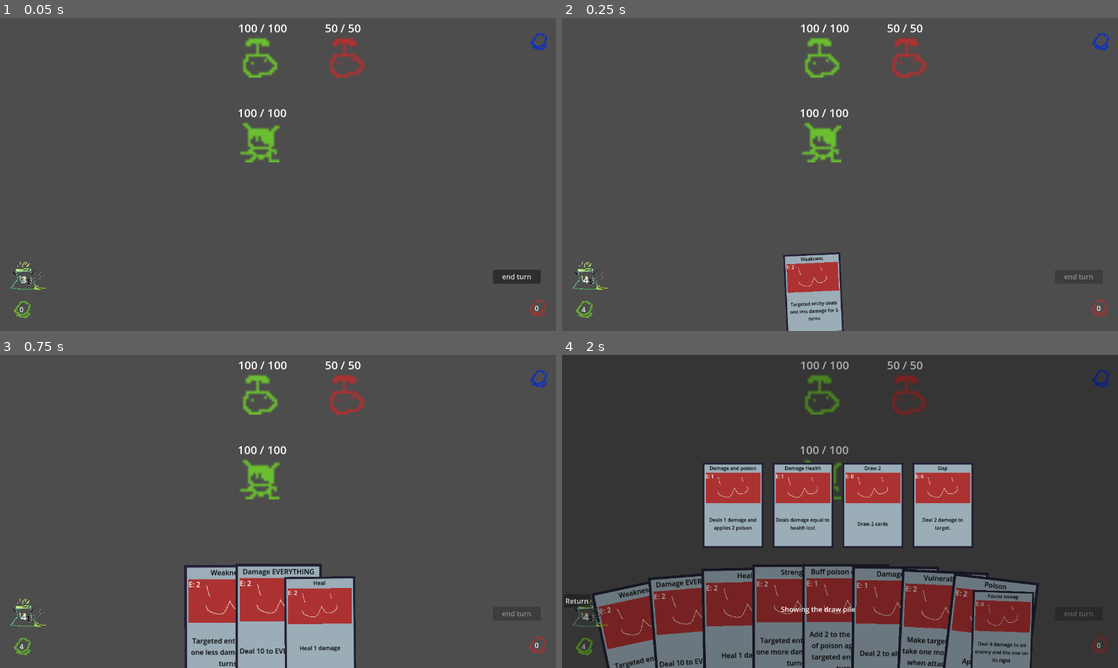
Above: before the commit, frames 1-4 (two rows, left to right).
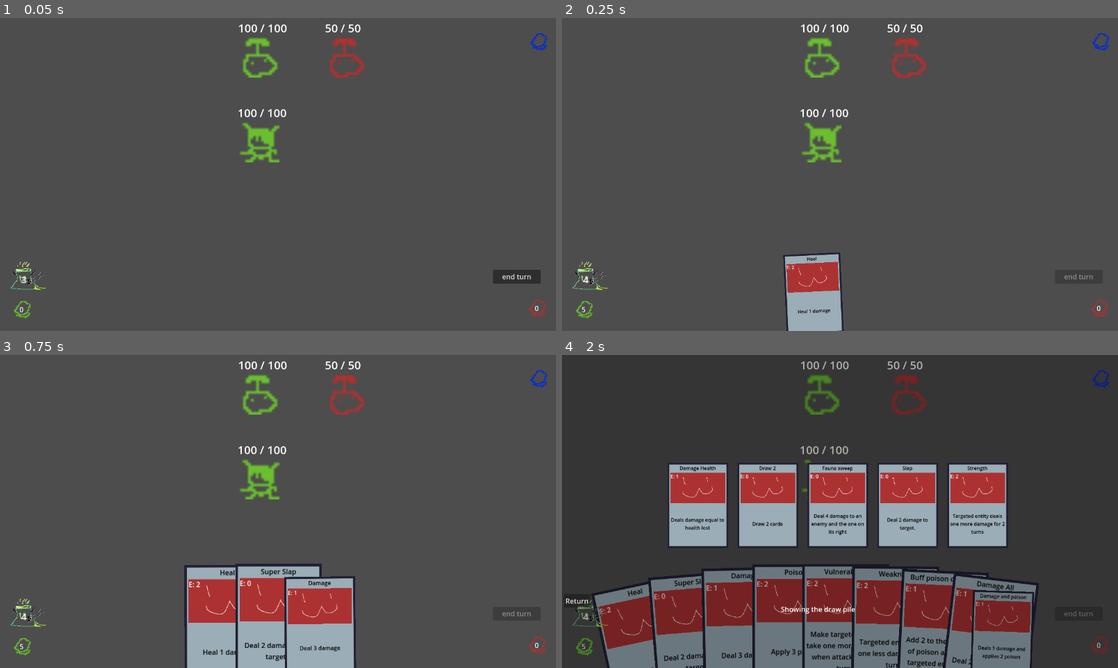
Above: after the commit, the same moments.

Repository: Saplings-Projects/1M_sub
Game: Godot game, scene res://#Scenes/TestingScene.tscn
Two runs of this game, one before a commit and one after it. Both use one fixed random seed, a clock stepped at 60 frames per second and the inputs below.
Inputs (mouse positions are in pixels of both pictures, inside the frame that each line leads up to):
- Up to frame 1 (0.05 s): no input
- Up to frame 2 (0.25 s): no input
- Up to frame 3 (0.75 s): click (255, 624) at 0.52 s
- Up to frame 4 (2 s): click "4" (after the commit: "5") at 1.25 s

Frame 1 is identical in both runs. In frame 2, 0.2% of the frame differs, in the area x 3-50%, y 76-97%; in frame 3, 0.7%; in frame 4, 10%, in the area x 3-84%, y 34-100%.

Commit message:
asset renaming

Diff:
--- a/Cards/Animation/CastAnimationBase.gd
+++ b/Cards/Animation/CastAnimationData.gd
@@ -1,5 +1,6 @@
 extends Resource
-class_name CastAnimationBase
+class_name CastAnimationData
+## Used by CardBase to store card animation data
 
 
 @export var cast_animation_scene: PackedScene = null
--- a/Cards/Animation/CastPosition/CastPos_All.gd
+++ b/Cards/Animation/CastPosition/CastPos_All.gd
@@ -1,6 +1,6 @@
 extends CastPosition
-class_name CastPos_All
-## CastPos_All creates an animation for each target
+class_name CastPos_AllTargets
+## CastPos_AllTargets creates an animation for each target
 
 
 @export var offset: Vector2 = Vector2.ZERO
--- a/Cards/Animation/CastPosition/CastPos_Single.gd
+++ b/Cards/Animation/CastPosition/CastPos_Single.gd
@@ -1,5 +1,5 @@
 extends CastPosition
-class_name CastPos_Single
+class_name CastPos_CentralPosition
 ## Creates a single animation at a central position between all targets
 
 
--- a/Cards/CardBase.gd
+++ b/Cards/CardBase.gd
@@ -55,12 +55,13 @@
 
 func _handle_effects_queue(caster: Entity, base_target: Entity) -> void:
 	var card_effect: EffectData = _card_effects_queue[0]
-	var animation_data: CastAnimationBase = card_effect.cast_animation
+	var animation_data: CastAnimationData = card_effect.animation_data
 	var list_targets: Array[Entity] = card_effect.targeting_function.generate_target_list(base_target)
 
 	var can_use_animation: bool = animation_data != null and\
 		animation_data.cast_animation_scene != null and\
-		animation_data.cast_position != null
+		animation_data.cast_position != null and\
+		!CardManager.disable_card_animations
 
 	var created_cast_animation: CastAnimation = null
 
--- a/Cards/CardSets/DefaultDeck.tres
+++ b/Cards/CardSets/DefaultDeck.tres
@@ -15,7 +15,8 @@
 [ext_resource type="Resource" uid="uid://bobfsmcwcgsbb" path="res://Cards/Resource/Card_Weakness.tres" id="12_lo5f6"]
 [ext_resource type="Resource" uid="uid://dans622owjixj" path="res://Cards/Resource/Card_Slap.tres" id="13_icpmb"]
 [ext_resource type="Resource" uid="uid://vydmm1p103mg" path="res://Cards/Resource/Card_FaunaSweep.tres" id="14_6fjmx"]
+[ext_resource type="Resource" uid="uid://yc2ns5s0qask" path="res://Cards/Resource/Card_SuperSlap.tres" id="15_03xhy"]
 
 [resource]
 script = ExtResource("1_pnxc0")
-card_set = Array[Resource("res://Cards/CardBase.gd")]([ExtRe …(294 unchanged characters)… rce("13_icpmb"), ExtResource("14_6fjmx")])
+card_set = Array[Resource("res://Cards/CardBase.gd")]([ExtRe …(294 unchanged characters)… rce("13_icpmb"), ExtResource("14_6fjmx"), ExtResource("15_03xhy")])
--- a/Cards/Effects/EffectData.gd
+++ b/Cards/Effects/EffectData.gd
@@ -6,20 +6,20 @@
 var caster: Entity = null
 @export var value: int = 0
 @export var targeting_function: TargetingBase = null
-@export var cast_animation: CastAnimationBase = null
+@export var animation_data: CastAnimationData = null
 
 func _init(
 	_effect: EffectBase = null,
 	_caster: Entity = null,
 	_value: int = 0,
 	_targeting_function: TargetingBase = null,
-	_cast_animation: CastAnimationBase = null
+	_animation_data: CastAnimationData = null
 	) -> void:
 	self.effect = _effect
 	self.caster = _caster
 	self.value = _value
 	self.targeting_function = _targeting_function
-	self.cast_animation = _cast_animation
+	self.animation_data = _animation_data
 
 func apply_effect_data(_caster: Entity = caster, target: Entity = null) -> void:
 	# Help function to call more easily from the card point of view
--- a/Cards/Resource/Card_FaunaSweep.tres
+++ b/Cards/Resource/Card_FaunaSweep.tres
@@ -5,18 +5,18 @@
 [ext_resource type="Script" path="res://Cards/Effects/EffectData.gd" id="2_5nlri"]
 [ext_resource type="Script" path="res://Cards/Animation/CastPosition/CastPos_Single.gd" id="2_xd6a0"]
 [ext_resource type="Script" path="res://Cards/Targeting/TargetRight.gd" id="3_qvjvu"]
-[ext_resource type="Script" path="res://Cards/Animation/CastAnimationBase.gd" id="3_rhb6y"]
+[ext_resource type="Script" path="res://Cards/Animation/CastAnimationData.gd" id="3_rhb6y"]
 [ext_resource type="Script" path="res://Cards/CardBase.gd" id="4_ur7t3"]
 
-[sub_resource type="Resource" id="Resource_5wsa7"]
+[sub_resource type="Resource" id="Resource_8yepq"]
 script = ExtResource("2_xd6a0")
 use_central_position = true
 offset = Vector2(0, -100)
 
-[sub_resource type="Resource" id="Resource_a2fun"]
+[sub_resource type="Resource" id="Resource_hig8o"]
 script = ExtResource("3_rhb6y")
 cast_animation_scene = ExtResource("1_gkkm6")
-cast_position = SubResource("Resource_5wsa7")
+cast_position = SubResource("Resource_8yepq")
 
 [sub_resource type="Resource" id="Resource_o3g2m"]
 script = ExtResource("1_cecc2")
@@ -29,7 +29,7 @@
 effect = SubResource("Resource_o3g2m")
 value = 4
 targeting_function = SubResource("Resource_8531g")
-cast_animation = SubResource("Resource_a2fun")
+animation_data = SubResource("Resource_hig8o")
 
 [resource]
 script = ExtResource("4_ur7t3")
--- a/Cards/Resource/Card_Poison.tres
+++ b/Cards/Resource/Card_Poison.tres
@@ -6,18 +6,18 @@
 [ext_resource type="Script" path="res://Status/Debuffs/Debuff_Poison.gd" id="2_6vdl1"]
 [ext_resource type="Script" path="res://Cards/Animation/CastPosition/CastPos_All.gd" id="2_no1pw"]
 [ext_resource type="Script" path="res://Cards/Effects/EffectData.gd" id="2_omhae"]
-[ext_resource type="Script" path="res://Cards/Animation/CastAnimationBase.gd" id="3_5tld6"]
+[ext_resource type="Script" path="res://Cards/Animation/CastAnimationData.gd" id="3_5tld6"]
 [ext_resource type="Script" path="res://Cards/Targeting/TargetingBase.gd" id="4_2c1xc"]
 [ext_resource type="Script" path="res://Cards/EnergyData.gd" id="4_ux0cs"]
 
-[sub_resource type="Resource" id="Resource_ttte4"]
+[sub_resource type="Resource" id="Resource_4k6wv"]
 script = ExtResource("2_no1pw")
 offset = Vector2(0, 0)
 
-[sub_resource type="Resource" id="Resource_yjoia"]
+[sub_resource type="Resource" id="Resource_61w07"]
 script = ExtResource("3_5tld6")
 cast_animation_scene = ExtResource("1_bv4kp")
-cast_position = SubResource("Resource_ttte4")
+cast_position = SubResource("Resource_4k6wv")
 
 [sub_resource type="Resource" id="Resource_lnhao"]
 script = ExtResource("2_6vdl1")
@@ -37,7 +37,7 @@
 effect = SubResource("Resource_p8qns")
 value = 0
 targeting_function = SubResource("Resource_oq1u4")
-cast_animation = SubResource("Resource_yjoia")
+animation_data = SubResource("Resource_61w07")
 
 [sub_resource type="Resource" id="Resource_1hn6q"]
 script = ExtResource("4_ux0cs")
--- a/Cards/Resource/Card_Slap.tres
+++ b/Cards/Resource/Card_Slap.tres
@@ -3,19 +3,19 @@
 [ext_resource type="PackedScene" uid="uid://bbseovtwsgegg" path="res://Cards/Animation/Anim_Slap.tscn" id="1_48p54"]
 [ext_resource type="Script" path="res://Cards/CardBase.gd" id="1_j33rb"]
 [ext_resource type="Script" path="res://Cards/Animation/CastPosition/CastPos_All.gd" id="2_d7bnp"]
-[ext_resource type="Script" path="res://Cards/Animation/CastAnimationBase.gd" id="3_25557"]
+[ext_resource type="Script" path="res://Cards/Animation/CastAnimationData.gd" id="3_25557"]
 [ext_resource type="Script" path="res://Cards/Effects/EffectDamage.gd" id="4_vf582"]
 [ext_resource type="Script" path="res://Cards/Effects/EffectData.gd" id="5_n1vj7"]
 [ext_resource type="Script" path="res://Cards/Targeting/TargetingBase.gd" id="6_e7rmt"]
 
-[sub_resource type="Resource" id="Resource_nph5w"]
+[sub_resource type="Resource" id="Resource_x0fd8"]
 script = ExtResource("2_d7bnp")
 offset = Vector2(0, 50)
 
-[sub_resource type="Resource" id="Resource_h6uye"]
+[sub_resource type="Resource" id="Resource_uhx7l"]
 script = ExtResource("3_25557")
 cast_animation_scene = ExtResource("1_48p54")
-cast_position = SubResource("Resource_nph5w")
+cast_position = SubResource("Resource_x0fd8")
 
 [sub_resource type="Resource" id="Resource_hsf7j"]
 script = ExtResource("4_vf582")
@@ -28,7 +28,7 @@
 effect = SubResource("Resource_hsf7j")
 value = 2
 targeting_function = SubResource("Resource_nkw52")
-cast_animation = SubResource("Resource_h6uye")
+animation_data = SubResource("Resource_uhx7l")
 
 [resource]
 script = ExtResource("1_j33rb")
--- /dev/null
+++ b/Cards/Resource/Card_SuperSlap.tres
@@ -0,0 +1,38 @@
+[gd_resource type="Resource" script_class="CardBase" load_steps=13 format=3 uid="uid://yc2ns5s0qask"]
+
+[ext_resource type="PackedScene" uid="uid://bbseovtwsgegg" path="res://Cards/Animation/Anim_Slap.tscn" id="1_0uyjv"]
+[ext_resource type="Script" path="res://Cards/Animation/CastPosition/CastPos_All.gd" id="2_tfuow"]
+[ext_resource type="Script" path="res://Cards/Animation/CastAnimationData.gd" id="3_hhhei"]
+[ext_resource type="Script" path="res://Cards/Effects/EffectDamage.gd" id="4_gehp1"]
+[ext_resource type="Script" path="res://Cards/Effects/EffectData.gd" id="5_ipfy3"]
+[ext_resource type="Script" path="res://Cards/Targeting/TargetAllEnemies.gd" id="6_1bo5h"]
+[ext_resource type="Script" path="res://Cards/CardBase.gd" id="7_hdjv3"]
+
+[sub_resource type="Resource" id="Resource_x0fd8"]
+script = ExtResource("2_tfuow")
+offset = Vector2(0, 50)
+
+[sub_resource type="Resource" id="Resource_uhx7l"]
+script = ExtResource("3_hhhei")
+cast_animation_scene = ExtResource("1_0uyjv")
+cast_position = SubResource("Resource_x0fd8")
+
+[sub_resource type="Resource" id="Resource_hsf7j"]
+script = ExtResource("4_gehp1")
+
+[sub_resource type="Resource" id="Resource_seiba"]
+script = ExtResource("6_1bo5h")
+
+[sub_resource type="Resource" id="Resource_5b3is"]
+script = ExtResource("5_ipfy3")
+effect = SubResource("Resource_hsf7j")
+value = 2
+targeting_function = SubResource("Resource_seiba")
+animation_data = SubResource("Resource_uhx7l")
+
+[resource]
+script = ExtResource("7_hdjv3")
+application_type = 1
+card_title = "Super Slap"
+card_description = "Deal 2 damage to all targets."
+card_effects_data = Array[ExtResource("5_ipfy3")]([SubResource("Resource_5b3is")])
--- a/Cards/Resource/Card_damage_and_poison.tres
+++ b/Cards/Resource/Card_damage_and_poison.tres
@@ -9,7 +9,7 @@
 [ext_resource type="PackedScene" uid="uid://c13302ahcfpuy" path="res://Cards/Animation/Anim_Poison.tscn" id="4_vlagw"]
 [ext_resource type="Script" path="res://Cards/EnergyData.gd" id="5_ajuey"]
 [ext_resource type="Script" path="res://Cards/Animation/CastPosition/CastPos_All.gd" id="5_rlt1d"]
-[ext_resource type="Script" path="res://Cards/Animation/CastAnimationBase.gd" id="6_0uuxe"]
+[ext_resource type="Script" path="res://Cards/Animation/CastAnimationData.gd" id="6_0uuxe"]
 
 [sub_resource type="Resource" id="Resource_jtcab"]
 script = ExtResource("1_vf50y")
@@ -50,7 +50,7 @@
 effect = SubResource("Resource_qxsxr")
 value = 0
 targeting_function = SubResource("Resource_dso5d")
-cast_animation = SubResource("Resource_c57fh")
+animation_data = SubResource("Resource_8bkbn")
 
 [sub_resource type="Resource" id="Resource_noiey"]
 script = ExtResource("5_ajuey")
Not shown: 1 places in Cards/CardSets/DefaultDeck.tres that only renumber resources
Not shown: 1 places in Cards/Resource/Card_damage_and_poison.tres that only renumber resources
